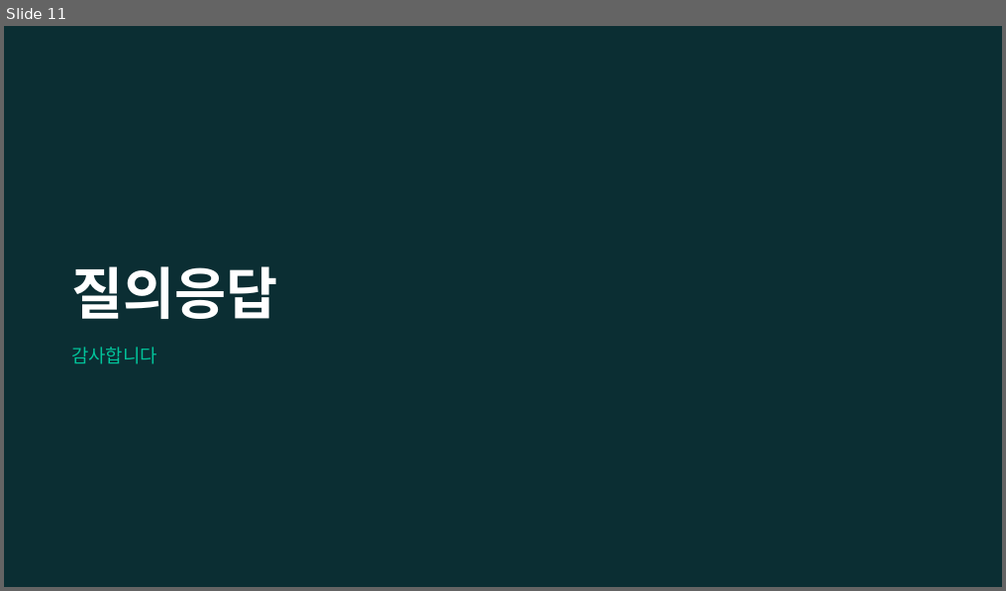
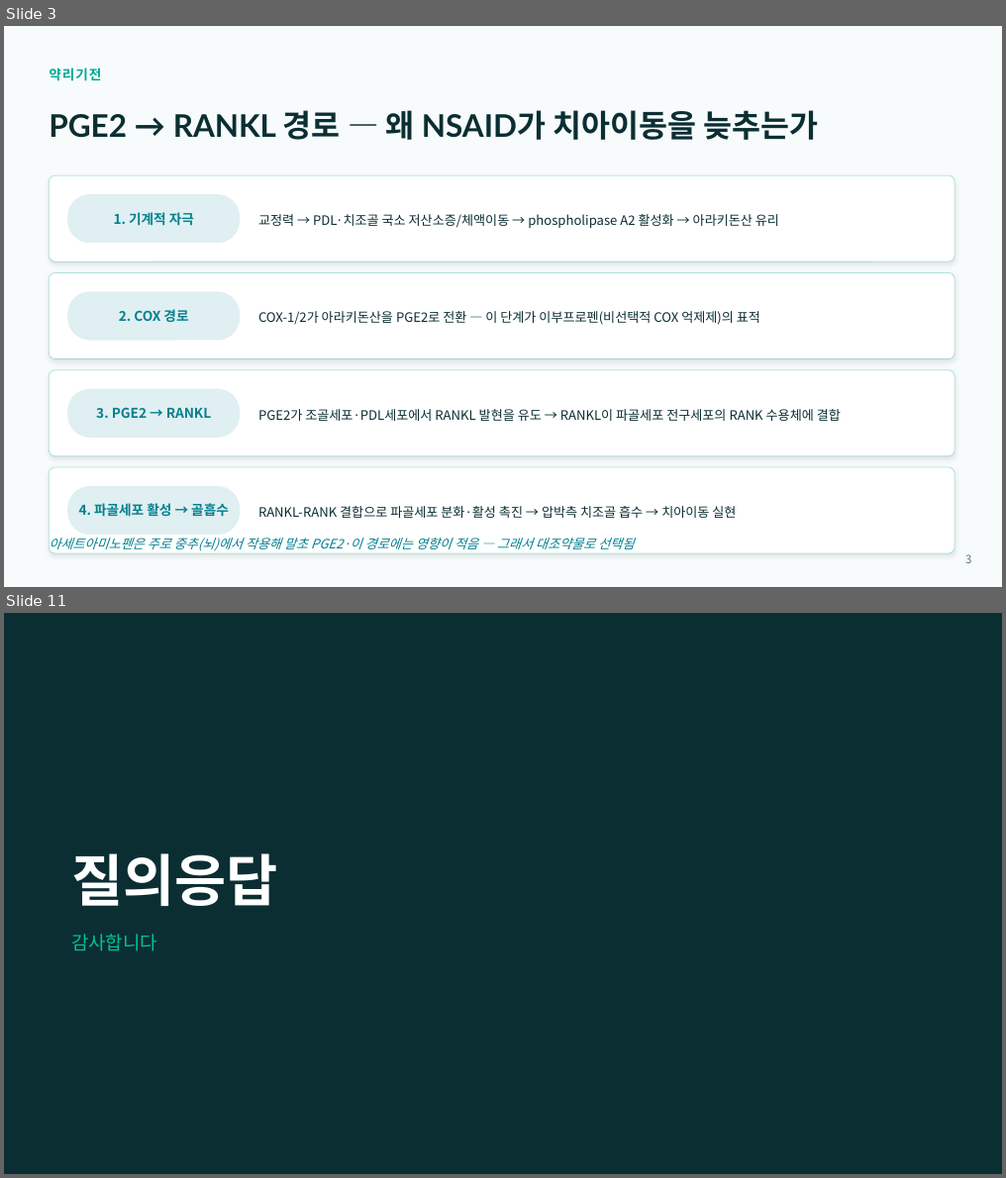
Before and after one commit to yojokem/-, a slide deck: 치과약리학실험2-논문발표/치과약리학실험2_논문발표.pptx. Shown one above the other, each under a label of ours: slide 11 before the commit, slides 3 and 11 after it; the slides between them are not shown. The pictures are 1006x591 and 1006x1178 pixels, drawn with LibreOffice and Linux fonts; fonts in the diff are those of the drawing. Boxes give left, top, right and bottom in pixels: in the first picture for what was removed or moved away, otherwise in the second. Text is boxed around its words. In the diff, an @@ line names an element or a change of style, - is before the commit and + after.

```diff
--- a/치과약리학실험2-논문발표/치과약리학실험2_논문발표.pptx
+++ b/치과약리학실험2-논문발표/치과약리학실험2_논문발표.pptx
@@ slide 3 added at bbox=[4, 26, 1002, 587], background #F7FBFB @@
@@ text added at bbox=[49, 68, 101, 81], 13 pt, text #00A896, bold @@
+약리기전
@@ text added at bbox=[49, 110, 818, 140], 30 pt, text #0B2E33, bold @@
+PGE2 → RANKL 경로 — 왜 NSAID가 치아이동을 늦추는가
@@ rounded rectangle added at bbox=[49, 175, 954, 262], fill #FFFFFF, outline #00A896 0.75 pt @@
@@ rounded rectangle added at bbox=[67, 194, 240, 243], fill #028090 at 12% opacity @@
@@ text added at bbox=[114, 212, 194, 226], 13 pt, text #028090, bold @@
+1. 기계적 자극
@@ text added at bbox=[258, 214, 779, 228], 12.5 pt, text #0B2E33 @@
+교정력 → PDL·치조골 국소 저산소증/체액이동 → phospholipase A2 활성화 → 아라키돈산 유리
@@ rounded rectangle added at bbox=[49, 274, 954, 360], fill #FFFFFF, outline #00A896 0.75 pt @@
@@ rounded rectangle added at bbox=[67, 291, 240, 341], fill #028090 at 12% opacity @@
@@ text added at bbox=[119, 309, 188, 322], 13 pt, text #028090, bold @@
+2. COX 경로
@@ text added at bbox=[258, 311, 760, 325], 12.5 pt, text #0B2E33 @@
+COX-1/2가 아라키돈산을 PGE2로 전환 — 이 단계가 이부프로펜(비선택적 COX 억제제)의 표적
@@ rounded rectangle added at bbox=[49, 371, 954, 457], fill #FFFFFF, outline #00A896 0.75 pt @@
@@ rounded rectangle added at bbox=[67, 389, 240, 438], fill #028090 at 12% opacity @@
@@ text added at bbox=[96, 407, 211, 418], 13 pt, text #028090, bold @@
+3. PGE2 → RANKL
@@ text added at bbox=[258, 409, 841, 421], 12.5 pt, text #0B2E33 @@
+PGE2가 조골세포·PDL세포에서 RANKL 발현을 유도 → RANKL이 파골세포 전구세포의 RANK 수용체에 결합
@@ rounded rectangle added at bbox=[49, 468, 954, 554], fill #FFFFFF, outline #00A896 0.75 pt @@
@@ rounded rectangle added at bbox=[67, 486, 240, 535], fill #028090 at 12% opacity @@
@@ text added at bbox=[79, 503, 229, 517], 13 pt, text #028090, bold @@
+4. 파골세포 활성 → 골흡수
@@ text added at bbox=[258, 506, 736, 518], 12.5 pt, text #0B2E33 @@
+RANKL-RANK 결합으로 파골세포 분화·활성 촉진 → 압박측 치조골 흡수 → 치아이동 실현
@@ text added at bbox=[49, 536, 634, 554], 12.5 pt, text #028090, italic @@
+아세트아미노펜은 주로 중추(뇌)에서 작용해 말초 PGE2·이 경로에는 영향이 적음 — 그래서 대조약물로 선택됨
@@ text added at bbox=[965, 555, 971, 564], 11 pt, text #5B7A7E @@
+3
```
Also in this commit, not shown: 6 slides changed, 3 other slides added, 4 slides removed.
